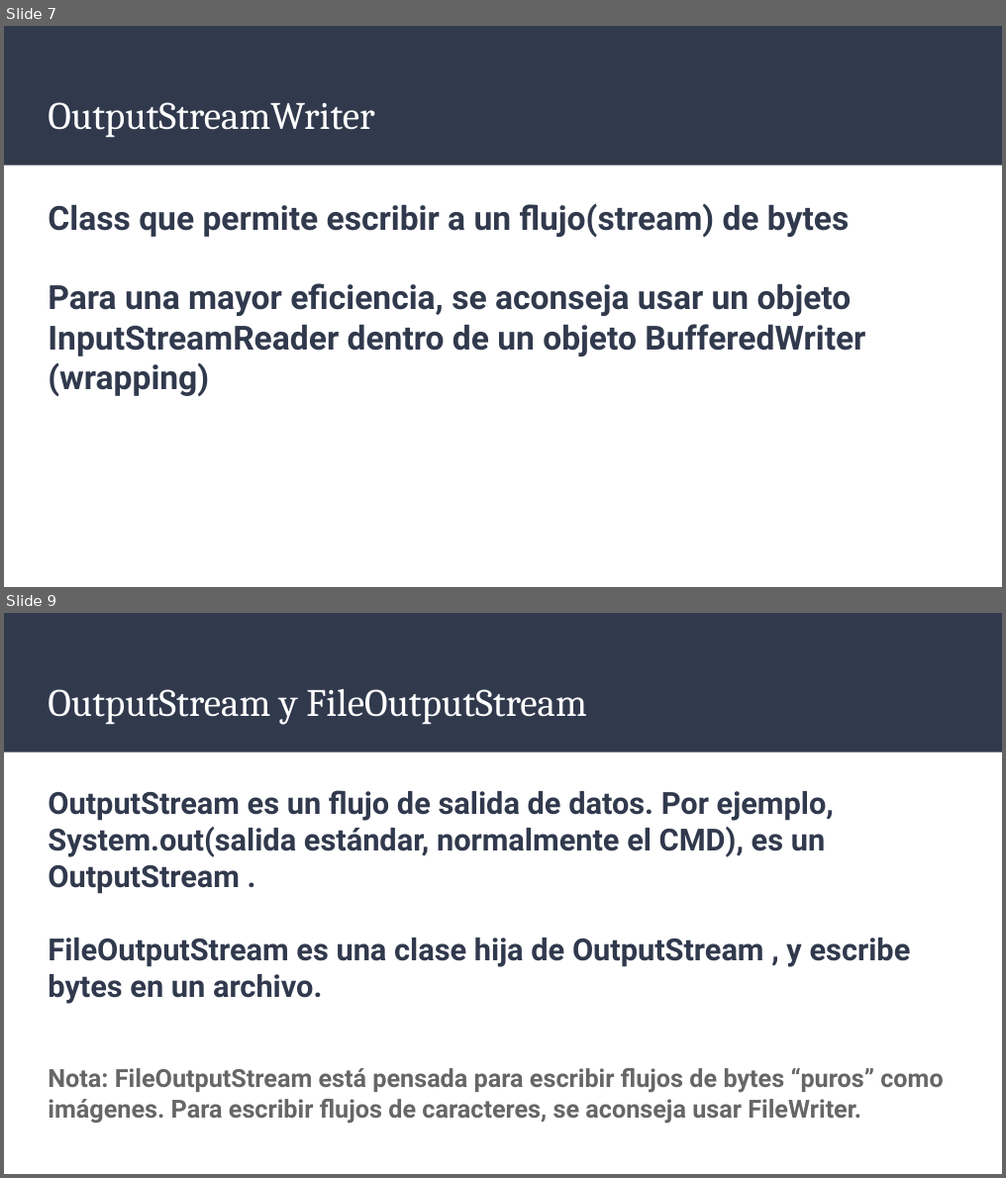
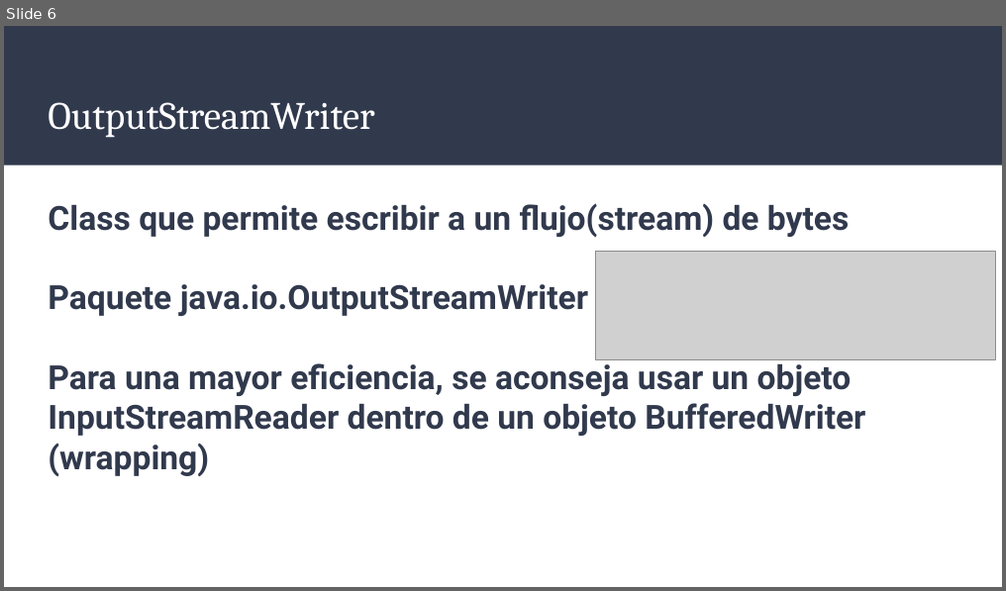
Before and after one commit to Ivanmr96/U10---Ficheros, a slide deck: Presentaciones/Clases InputStreamReader y OutputStreamWriter.pptx. Shown one above the other, each under a label of ours: slides 7 and 9 before the commit, slide 6 after it; the slides between them are not shown. The pictures are 1006x1178 and 1006x591 pixels, drawn with LibreOffice and Linux fonts; fonts in the diff are those of the drawing; grey boxes stand for pictures. Boxes give left, top, right and bottom in pixels: in the first picture for what was removed or moved away, otherwise in the second. Text is boxed around its words. In the diff, an @@ line names an element or a change of style, - is before the commit and + after.

```diff
--- a/Presentaciones/Clases InputStreamReader y OutputStreamWriter.pptx
+++ b/Presentaciones/Clases InputStreamReader y OutputStreamWriter.pptx
@@ slide 9 removed at box(4, 613, 1002, 1174), background #FFFFFF; not listed: 1 template element that a slide beside it also shows @@
@@ title removed at box(48, 689, 587, 725) @@
-OutputStream y FileOutputStream
@@ text removed at box(48, 790, 943, 1124) @@
-OutputStream es un flujo de salida de datos. Por ejemplo, System.out(salida estándar, normalmente el CMD), es un OutputStream .
-FileOutputStream es una clase hija de OutputStream , y escribe bytes en un archivo.
-Nota: FileOutputStream está pensada para escribir flujos de bytes “puros” como imágenes. Para escribir flujos de caracteres, se aconseja usar FileWriter.
@@ what was slide 7 is now slide 6 @@
@@ slide 6 changed as well @@
@@ picture added at box(596, 252, 996, 361) @@
@@ text at box(48, 284, 588, 316): paragraph added @@
+Paquete java.io.OutputStreamWriter
```
Also in this commit, not shown: 6 other slides changed, 2 slides added, 3 other slides removed, 18 other files.
